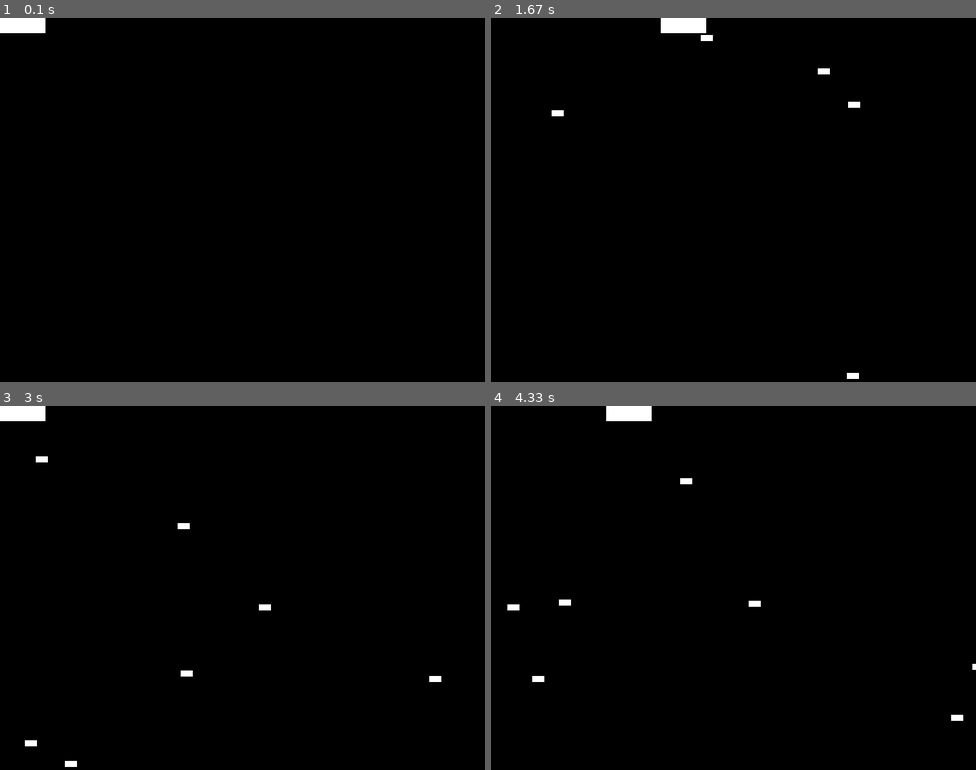
Above: before the commit, frames 1-4 (two rows, left to right).
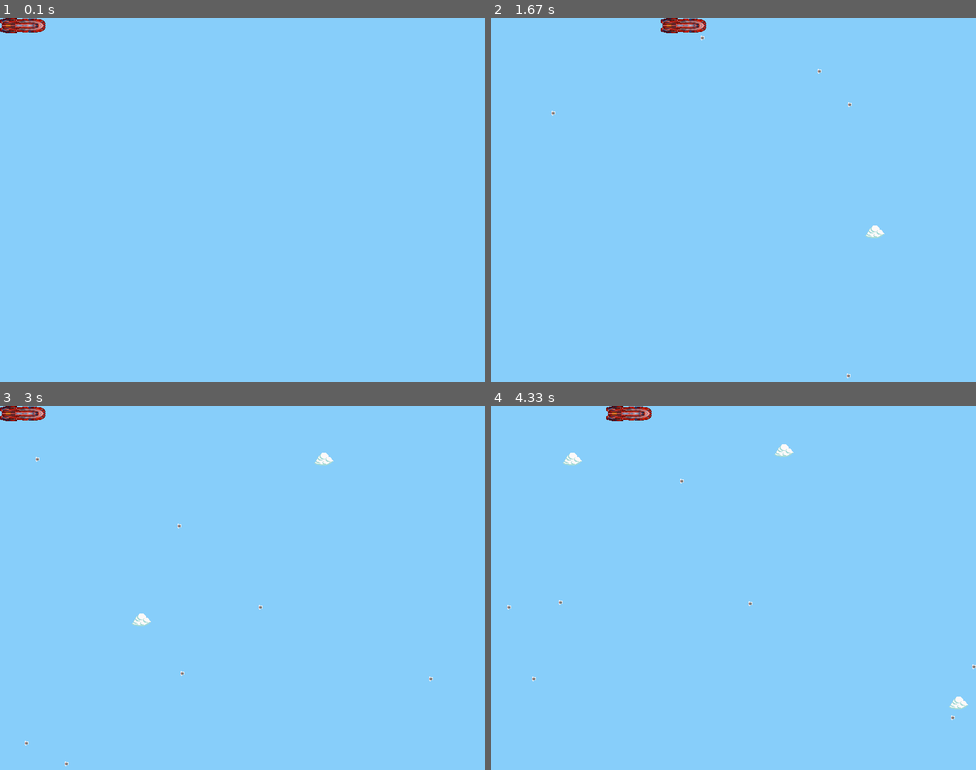
Above: after the commit, the same moments.

Repository: Abhi-Raghav/game_of_life_project
Game: pygame game, started from game_of_life/basic_game_design.py
The game is run twice, just before and just after one commit, with the same random seed, the same clock (stepped at 60 frames per second) and the same inputs.
Inputs:
- Up to frame 1 (0.1 s): no input
- Up to frame 2 (1.67 s): hold Right 0.33-0.8 s; hold Up 0.83-1.13 s; hold Right 1.17-1.63 s
- Up to frame 3 (3 s): hold Left 1.67-2.2 s; hold Left 2.57-2.97 s
- Up to frame 4 (4.33 s): hold Right 3.4-4.03 s

The runs differ from the first frame. In frame 1, 100% of the frame differs, in the area x 0-100%, y 0-100%; in frame 2, 100%; in frame 3, 100%; in frame 4, 100%.

Commit message:
Added graphics for the boilerplate game

Diff:
--- a/game_of_life/basic_game_design.py
+++ b/game_of_life/basic_game_design.py
@@ -5,6 +5,7 @@
 # Import pygame.locals for easier access to coordinates
 # Updated to conform to flak8 and black standard
 from pygame.locals import (
+RLEACCEL,
 K_UP,
 K_DOWN,
 K_LEFT,
@@ -27,7 +28,18 @@
     def __init__(self):
         super(Player, self).__init__()
         self.surf = pygame.Surface((75, 25))
-        self.surf.fill((255, 255, 255))
+        # self.surf.fill((255, 255, 255))
+
+        # Let’s unpack line 31 a bit. pygame.image.load() loads an image from the disk. You pass it a path to the
+        # file. It returns a Surface, and the .convert() call optimizes the Surface, making future .blit() calls
+        # faster.
+        #
+        # Line 32 uses .set_colorkey() to indicate the color pygame will render as transparent. In this case,
+        # you choose white, because that’s the background color of the jet image. The RLEACCEL constant is an
+        # optional parameter that helps pygame render more quickly on non-accelerated displays. This is added to the
+        # pygame.locals import statement on line 11.
+        self.surf = pygame.image.load("jet.png").convert()
+        self.surf.set_colorkey((0, 0, 0), RLEACCEL)
         self.rect = self.surf.get_rect()
 
     # Next, you write a method in Player to accepts that dictionary. This will define the behavior of the sprite
@@ -59,8 +71,10 @@
 class Enemy(pygame.sprite.Sprite):
     def __init__(self):
         super(Enemy, self).__init__()
-        self.surf = pygame.Surface((20, 10))
-        self.surf.fill((255, 255, 255))
+        # self.surf = pygame.Surface((20, 10))
+        # self.surf.fill((255, 255, 255))
+        self.surf = pygame.image.load("missile.png").convert()
+        self.surf.set_colorkey((255, 255, 255), RLEACCEL)
         # you update rect to be a random location along the right edge of the screen. The center of the rectangle is
         # just off the screen. It’s located at some position between 20 and 100 pixels away from the right edge,
         # and somewhere between the top and bottom edges.
@@ -79,6 +93,26 @@
         if self.rect.right < 0:
             self.kill()
 
+class Cloud(pygame.sprite.Sprite):
+    def __init__(self):
+        super(Cloud, self).__init__()
+        self.surf = pygame.image.load("cloud.png").convert()
+        self.surf.set_colorkey((0, 0, 0), RLEACCEL)
+        # The starting position is randomly generated
+        self.rect = self.surf.get_rect(
+            center=(
+                random.randint(SCREEN_WIDTH + 20, SCREEN_WIDTH + 100),
+                random.randint(0, SCREEN_HEIGHT),
+            )
+        )
+
+        # Move the cloud at constant speed
+        # Remove the cloud when it passes the left edge of the screen
+    def update(self):
+        self.rect.move_ip(-5, 0)
+        if self.rect.right < 0:
+            self.kill()
+
 
 # This returns a Surface which represents the inside dimensions of the window. This is the portion of the window you
 # can control, while the OS controls the window borders and title bar.
@@ -87,6 +121,8 @@
 # Create a custom event for adding a new enemy
 ADDENEMY = pygame.USEREVENT + 1
 pygame.time.set_timer(ADDENEMY, 250)
+ADDCLOUD = pygame.USEREVENT + 2
+pygame.time.set_timer(ADDCLOUD, 1000)
 # pygame defines events internally as integers, so you need to define a new event with a unique integer. The last
 # event pygame reserves is called USEREVENT, so defining ADDENEMY = pygame.USEREVENT + 1 on line 83 ensures it’s
 # unique.
@@ -104,6 +140,7 @@
 # - enemies is used for collision detection and position updates
 # - all_sprites is used for rendering
 enemies = pygame.sprite.Group()
+clouds = pygame.sprite.Group()
 all_sprites = pygame.sprite.Group()
 all_sprites.add(player)
 
@@ -135,6 +172,12 @@
             enemies.add(new_enemy)
             all_sprites.add(new_enemy)
 
+        # Add a new cloud?
+        elif event.type == ADDCLOUD:
+            new_cloud = Cloud()
+            clouds.add(new_cloud)
+            all_sprites.add(new_cloud)
+
     # pygame also provides pygame.event.get_pressed(), which returns a dictionary containing all the current KEYDOWN
     # events in the queue.
     pressed_keys = pygame.key.get_pressed()
@@ -144,11 +187,19 @@
 
     # Update enemy position
     enemies.update()
+    clouds.update()
+
+    # Note that each new Cloud and Enemy are added to all_sprites as well as clouds and enemies. This is done because
+    # each group is used for a separate purpose:
+    #
+    # Rendering is done using all_sprites. Position updates are done using clouds and enemies. Collision detection is
+    # done using enemies. You create multiple groups so that you can change the way sprites move or behave without
+    # impacting the movement or behavior of other sprites.
 
 
     # Fill the screen with white
     # screen.fill((255, 255, 255))
-    screen.fill((0, 0, 0))
+    screen.fill((135, 206, 250))
 
 
     # Create a surface and pass a tuple with its length and width
@@ -192,6 +243,13 @@
     for entity in all_sprites:
         screen.blit(entity.surf, entity.rect)
 
+    # Check if any collision has occurred
+    if pygame.sprite.spritecollideany(player, enemies):
+        player.kill()
+        running = False
+
+
+
     pygame.display.flip()
     # call to pygame.display.flip() after the call to blit(). This updates the entire screen with everything that’s
     # been drawn since the last flip. Without the call to .flip(), nothing is shown.
Binary file added: game_of_life/cloud.png
Binary file added: game_of_life/jet.png
Binary file added: game_of_life/missile.png
